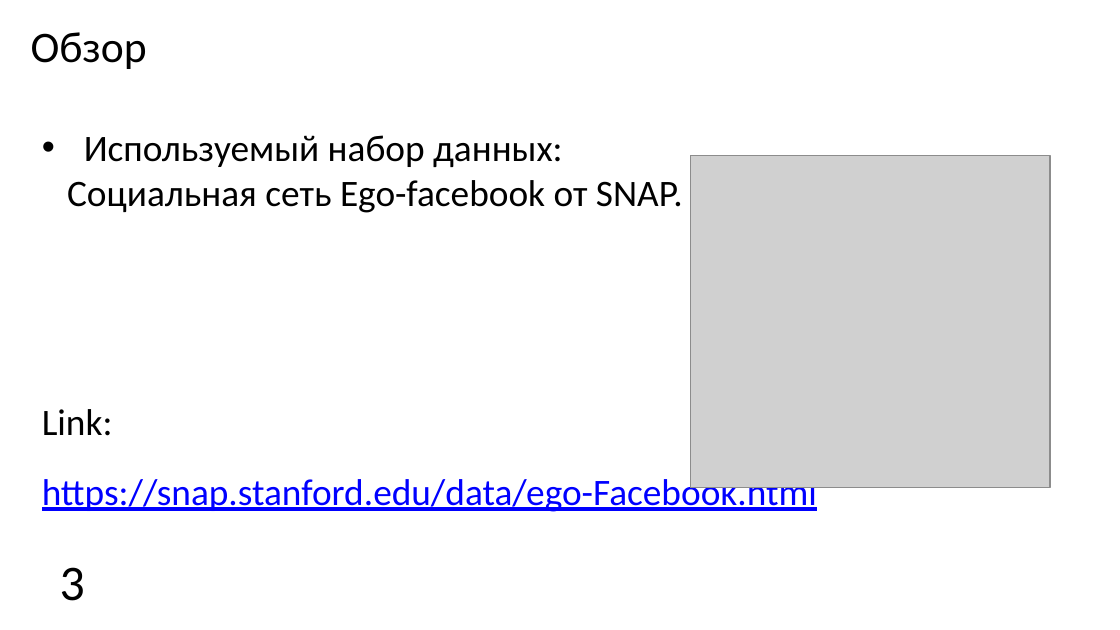
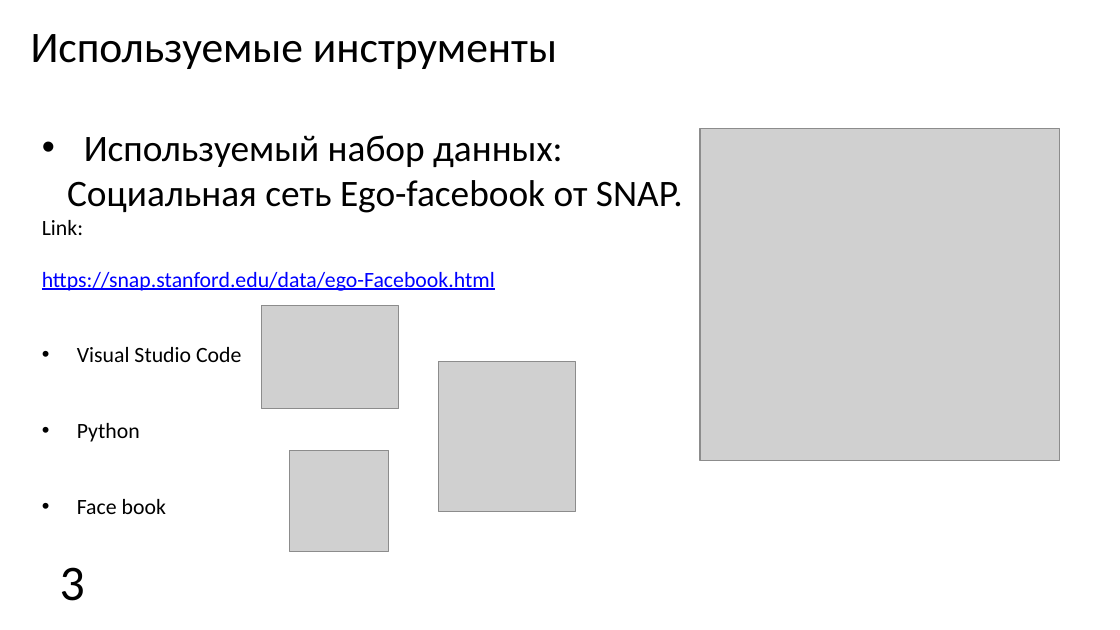
Before and after one commit to gyt0308/-, a slide deck: slide 3 of МТССНДАМСС.pptx. Drawn at 1120x630 pixels with LibreOffice and Linux fonts; fonts in the diff are those of the drawing; grey boxes stand for pictures; background and template pictures are left out. Boxes give left, top, right and bottom in pixels: in the first picture for what was removed or moved away, otherwise in the second. Text is boxed around its words. In the diff, an @@ line names an element or a change of style, - is before the commit and + after.

```diff
--- a/МТССНДАМСС.pptx
+++ b/МТССНДАМСС.pptx
@@ text at <box>31,34,557,69</box>: text changed @@
-Обзор
+Используемые инструменты
@@ picture: place and size @@
-picture at <box>691,156,1051,488</box>
+picture at <box>700,129,1060,461</box>
@@ text at <box>42,220,495,291</box>: size 24 to 14 pt in "Link:", "https://snap.stanford.edu/data/ego-Facebook.html"; less space between paragraphs @@
@@ picture added at <box>261,306,399,409</box> @@
@@ text at <box>77,347,241,514</box>: paragraphs added @@
+• Visual Studio Code
+• Python
+• Face book
@@ picture added at <box>439,362,577,512</box> @@
@@ picture added at <box>289,450,389,551</box> @@
```
